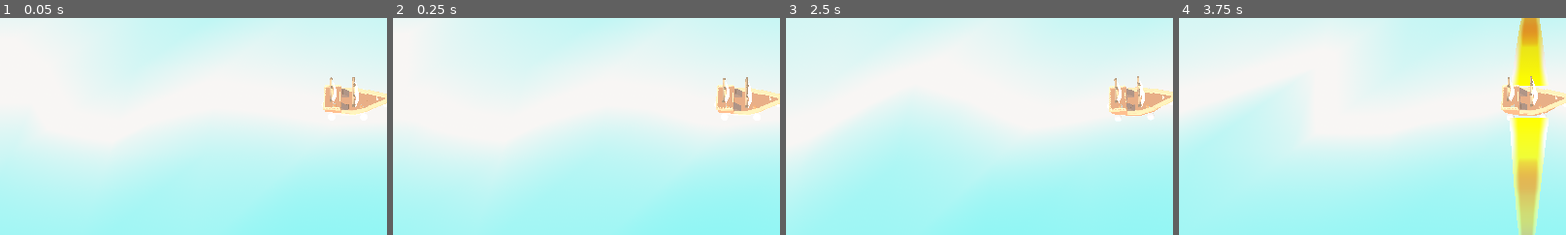
Above: before the commit, frames 1-4 (left to right).
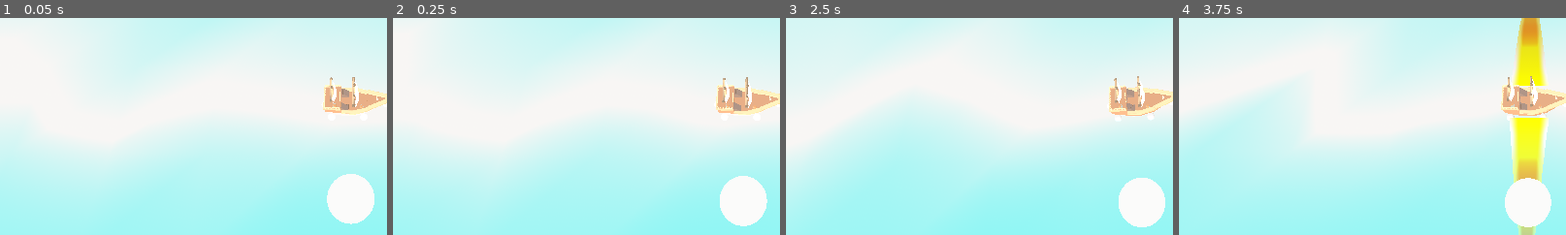
Above: after the commit, the same moments.

Repository: FridolinErnst/LowPolyBoatGame
Game: Godot game, scene res://scenes/main_scene.tscn
Same seed, same stepped clock (60 frames per second), same inputs: the game is played once before the commit and once after it.
Inputs (mouse positions are % of the whole screen's width and height, from its top left):
- Up to frame 1 (0.05 s): no input
- Up to frame 2 (0.25 s): no input
- Up to frame 3 (2.5 s): move the mouse to (72, 45) at 0.52 s; hold Right (ui_right) 0.53-1.25 s; click (72, 45) at 0.67 s; drag from (30, 55) to (45, 70) at 1.27 s; move the mouse to (60, 28) at 2.02 s; hold Right (ui_right) from 2.03 s (still down)
- Up to frame 4 (3.75 s): release Right (ui_right) at 2.75 s; tap Enter at 2.75 s; drag from (45, 70) to (20, 35) at 2.77 s; move the mouse to (80, 65) at 3.52 s; hold Left (ui_left) from 3.53 s (still down)
The pictures show only the part of the screen within x 5-55%, y 30-80%; the shares and areas given below are measured in that part.

The runs differ from the first frame. In frame 1, 2.2% of the frame differs, in the area x 84-97%, y 71-96%; in frame 2, 2.2%, in the area x 84-97%, y 72-96%; in frame 3, 2.2%; in frame 4, 2.1%.

Commit message:
HealthSystem1

Diff:
--- a/lowpolyboatgame/scenes/canonball.tscn
+++ b/lowpolyboatgame/scenes/canonball.tscn
@@ -13,6 +13,7 @@
 [node name="CollisionShape3D" type="CollisionShape3D" parent="."]
 transform = Transform3D(2, 0, 0, 0, 2, 0, 0, 0, 2, 0, 0, 0)
 shape = SubResource("SphereShape3D_tqm6s")
+debug_color = Color(0, 0.00236113, 0.00332057, 0.42)
 
 [node name="MeshInstance3D" type="MeshInstance3D" parent="."]
 transform = Transform3D(2, 0, 0, 0, 2, 0, 0, 0, 2, 0, 0, 0)
--- a/lowpolyboatgame/scenes/floatingObject.tscn
+++ b/lowpolyboatgame/scenes/floatingObject.tscn
@@ -1,6 +1,7 @@
-[gd_scene load_steps=9 format=3 uid="uid://vghcaj2rnrop"]
+[gd_scene load_steps=10 format=3 uid="uid://vghcaj2rnrop"]
 
 [ext_resource type="Script" uid="uid://dotdduadheo6r" path="res://scripts/boatBuoyancy.gd" id="1_0b1y2"]
+[ext_resource type="Script" uid="uid://dp0slde1b2iy2" path="res://scripts/health.gd" id="1_mfs2n"]
 [ext_resource type="Script" uid="uid://b47xr6pflxbp2" path="res://scripts/boat_movement.gd" id="2_c8pw6"]
 [ext_resource type="PackedScene" uid="uid://bluapguiui4ky" path="res://scenes/boatMesh.tscn" id="2_g53hq"]
 [ext_resource type="Script" uid="uid://myt831rt75ai" path="res://scripts/camera_3d.gd" id="3_c8pw6"]
@@ -17,6 +18,9 @@
 height = 4.0
 
 [node name="FloatingObject" type="Node"]
+
+[node name="Health" type="Node" parent="."]
+script = ExtResource("1_mfs2n")
 
 [node name="boatBuoyancy" type="Node3D" parent="."]
 script = ExtResource("1_0b1y2")
--- a/lowpolyboatgame/scenes/main_scene.tscn
+++ b/lowpolyboatgame/scenes/main_scene.tscn
@@ -63,6 +63,15 @@
 ambient_light_energy = 1.67
 reflected_light_source = 2
 
+[sub_resource type="CylinderMesh" id="CylinderMesh_7ykc4"]
+top_radius = 10.0
+bottom_radius = 10.0
+height = 15.0
+
+[sub_resource type="CylinderShape3D" id="CylinderShape3D_pu3yx"]
+height = 0.75708
+radius = 0.500977
+
 [node name="main_scene" type="Node"]
 
 [node name="Water" type="MeshInstance3D" parent="."]
@@ -78,3 +87,14 @@
 
 [node name="WorldEnvironment" type="WorldEnvironment" parent="."]
 environment = SubResource("Environment_vf812")
+
+[node name="StaticBody3D" type="StaticBody3D" parent="."]
+
+[node name="MeshInstance3D" type="MeshInstance3D" parent="StaticBody3D"]
+transform = Transform3D(1, 0, 0, 0, 1, 0, 0, 0, 1, 0, 5.66978, 45.3557)
+mesh = SubResource("CylinderMesh_7ykc4")
+skeleton = NodePath("")
+
+[node name="CollisionShape3D" type="CollisionShape3D" parent="StaticBody3D"]
+transform = Transform3D(20, 0, 0, 0, 20, 0, 0, 0, 20, 0, 5.68115, 45.4239)
+shape = SubResource("CylinderShape3D_pu3yx")
--- a/lowpolyboatgame/scenes/ocean.tscn
+++ /dev/null
@@ -1,24 +0,0 @@
-[gd_scene load_steps=5 format=3 uid="uid://bhdsoxt0sy5rx"]
-
-[ext_resource type="PackedScene" uid="uid://x5j1q83ykn2o" path="res://scenes/boat.tscn" id="1_7i2eo"]
-
-[sub_resource type="StandardMaterial3D" id="StandardMaterial3D_ye3mu"]
-albedo_color = Color(0.141176, 0.266667, 1, 1)
-
-[sub_resource type="PlaneMesh" id="PlaneMesh_7i2eo"]
-material = SubResource("StandardMaterial3D_ye3mu")
-size = Vector2(1000, 1000)
-
-[sub_resource type="BoxShape3D" id="BoxShape3D_ye3mu"]
-size = Vector3(1000, 0.2, 1000)
-
-[node name="Ocean" type="StaticBody3D"]
-
-[node name="MeshInstance3D" type="MeshInstance3D" parent="."]
-mesh = SubResource("PlaneMesh_7i2eo")
-
-[node name="CollisionShape3D" type="CollisionShape3D" parent="."]
-shape = SubResource("BoxShape3D_ye3mu")
-
-[node name="Boat" parent="." instance=ExtResource("1_7i2eo")]
-transform = Transform3D(1, 0, 0, 0, 1, 0, 0, 0, 1, -442.292, 2.02317, 1.86458)
--- a/lowpolyboatgame/scripts/boat.gd
+++ /dev/null
@@ -1,44 +0,0 @@
-extends RigidBody3D
-
-@export var engine_force: float = 200.0
-@export var turn_torque: float = 50.0
-@export var drag: float = 0.98
-@export var steering_resistance: float = 0.5
-
-var input_throttle := 0.0
-var input_turn := 0.0
-
-func _ready():
-	gravity_scale = 0.0
-	#lock_rotation_x = true
-	#lock_rotation_z = true
-
-func _physics_process(delta: float) -> void:
-	input_throttle = 0.0
-	input_turn = 0.0
-
-	if Input.is_action_pressed("ui_up"):
-		input_throttle = 1.0
-	elif Input.is_action_pressed("ui_down"):
-		input_throttle = -0.5
-
-	if Input.is_action_pressed("ui_left"):
-		input_turn = 1.0
-	elif Input.is_action_pressed("ui_right"):
-		input_turn = -1.0
-
-	# Apply forward/back force
-	var forward_dir = -transform.basis.z
-	apply_central_force(forward_dir * input_throttle * engine_force)
-
-	# Apply torque for turning
-	if abs(input_turn) > 0.0 and linear_velocity.length() > 0.1:
-		apply_torque(Vector3.UP * input_turn * turn_torque)
-
-	# Apply drag (slows movement gradually)
-	linear_velocity *= drag
-
-	# Reduce sideways drift
-	var right_dir = transform.basis.x
-	var side_speed = right_dir.dot(linear_velocity)
-	linear_velocity -= right_dir * side_speed * steering_resistance
--- /dev/null
+++ b/lowpolyboatgame/scripts/health.gd
@@ -0,0 +1,73 @@
+class_name Health
+extends Node
+
+
+signal max_health_changed(diff: int)
+signal health_changed(diff: int)
+signal health_depleted
+
+
+@export var max_health: int = 30 : set = set_max_health, get = get_max_health
+@export var immortality: bool = false : set = set_immortality, get = get_immortality
+
+var immortality_timer: Timer = null
+
+@onready var health: int = max_health : set = set_health, get = get_health
+
+
+func set_max_health(value: int):
+	var clamped_value = 1 if value <= 0 else value
+
+	if not clamped_value == max_health:
+		var difference = clamped_value - max_health
+		max_health = value
+		max_health_changed.emit(difference)
+
+		if health > max_health:
+			health = max_health
+
+
+func get_max_health() -> int:
+	return max_health
+
+
+func set_immortality(value: bool):
+	immortality = value
+
+
+func get_immortality() -> bool:
+	return immortality
+
+
+func set_temporary_immortality(time: float):
+	if immortality_timer == null:
+		immortality_timer = Timer.new()
+		immortality_timer.one_shot = true
+		add_child(immortality_timer)
+
+	if immortality_timer.timeout.is_connected(set_immortality):
+		immortality_timer.timeout.disconnect(set_immortality)
+
+	immortality_timer.set_wait_time(time)
+	immortality_timer.timeout.connect(set_immortality.bind(false))
+	immortality = true
+	immortality_timer.start()
+
+
+func set_health(value: int):
+	if value < health and immortality:
+		return
+
+	var clamped_value = clampi(value, 0, max_health)
+
+	if clamped_value != health:
+		var difference = clamped_value - health
+		health = value
+		health_changed.emit(difference)
+
+		if health == 0:
+			health_depleted.emit()
+
+
+func get_health():
+	return health
Not shown: 1 places in lowpolyboatgame/scenes/main_scene.tscn that only renumber resources
Not shown, removed: lowpolyboatgame/scripts/boat.gd.uid
Not shown, added: lowpolyboatgame/scripts/health.gd.uid
